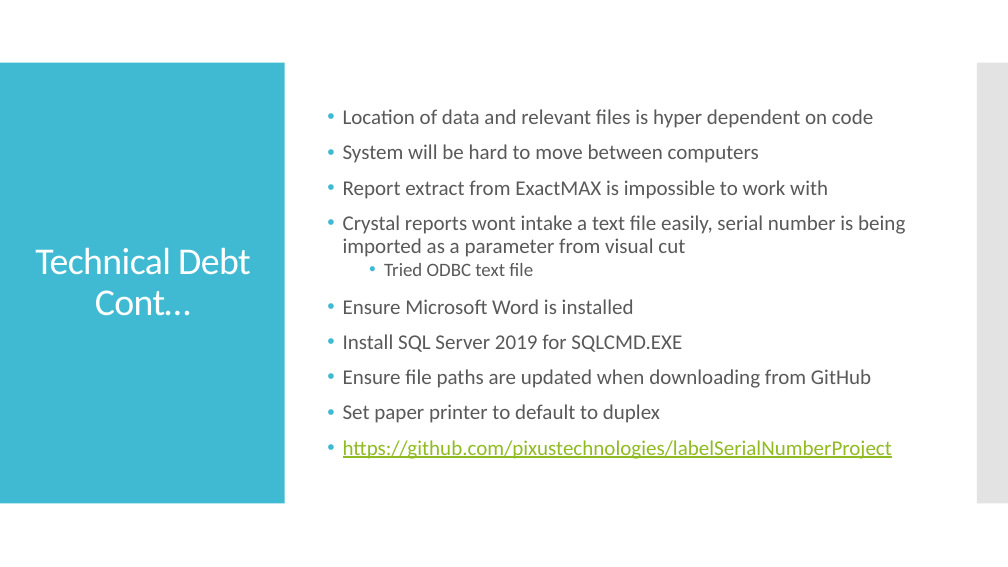
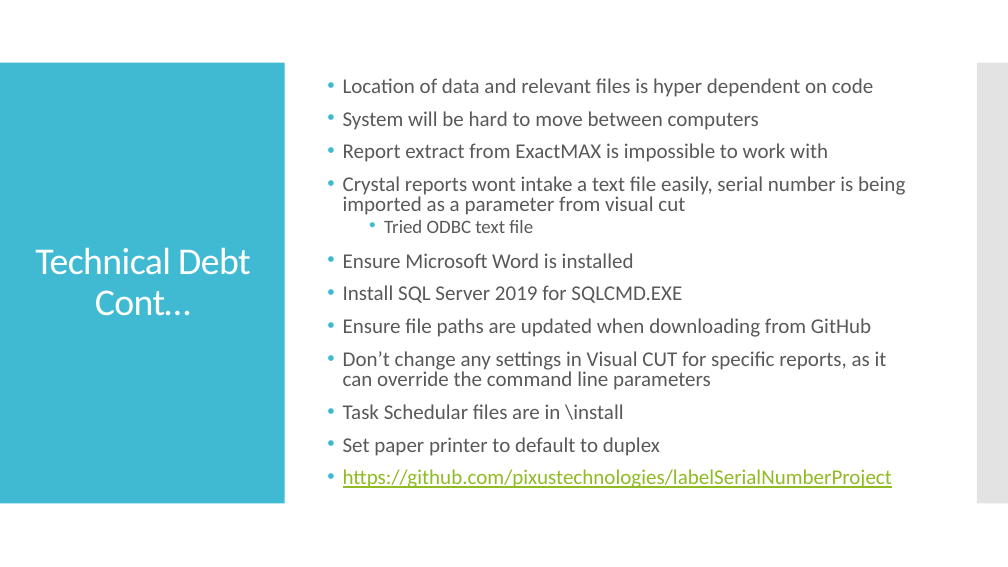
Before and after one commit to pixustechnologies/labelSerialNumberProject, a slide deck: slide 17 of LabelSerialNumberOverview.pptx (slide 15 before the commit). Drawn at 1008x567 pixels with LibreOffice and Linux fonts; fonts in the diff are those of the drawing. Boxes give left, top, right and bottom in pixels: in the first picture for what was removed or moved away, otherwise in the second. Text is boxed around its words. In the diff, an @@ line names an element or a change of style, - is before the commit and + after.

Commit message:
Updated Docs + Installs, Fixed Parameters Updated the Doc, and PPT Included Task Scheduler files into \installs Fixed issue with spacing in the submitted parameters

```diff
--- a/LabelSerialNumberOverview.pptx
+++ b/LabelSerialNumberOverview.pptx
@@ text at (343, 78, 905, 488): line spacing 0.9 to 0.8 @@
@@ text at (343, 351, 887, 420): paragraphs added @@
+• Don’t change any settings in Visual CUT for specific reports, as it can override the command line parameters
+• Task Schedular files are in \install
```
Also in this commit, not shown: 5 other slides changed, 4 slides added, 13 other files.
